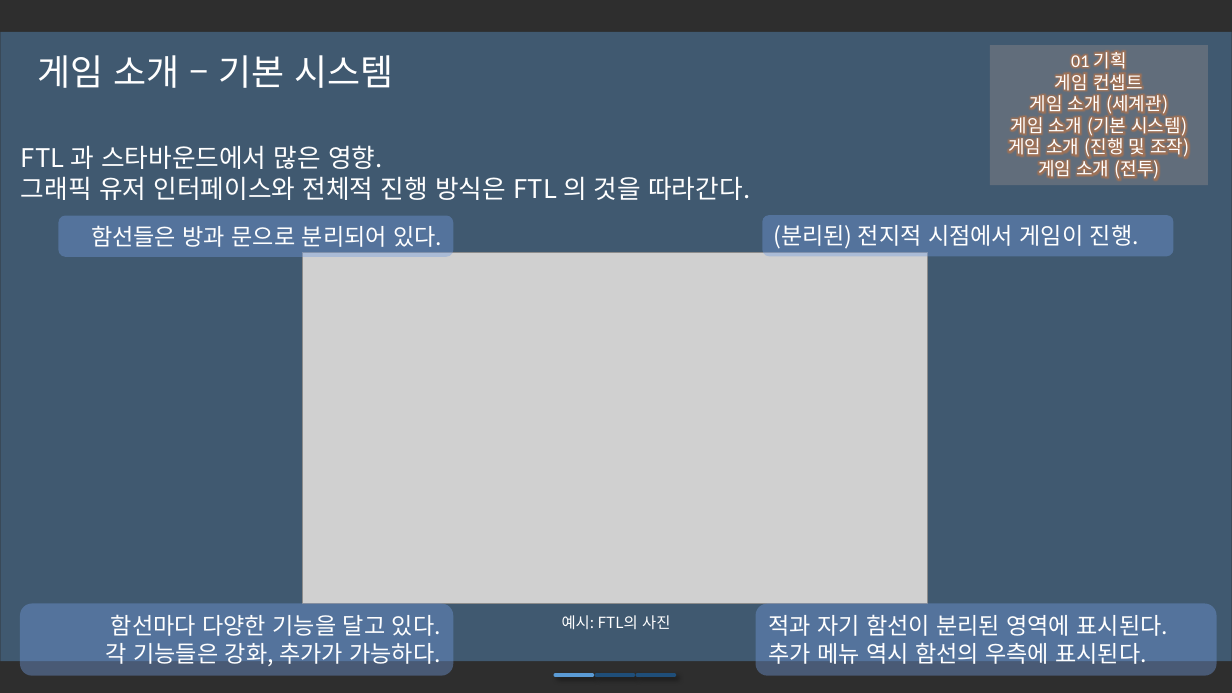
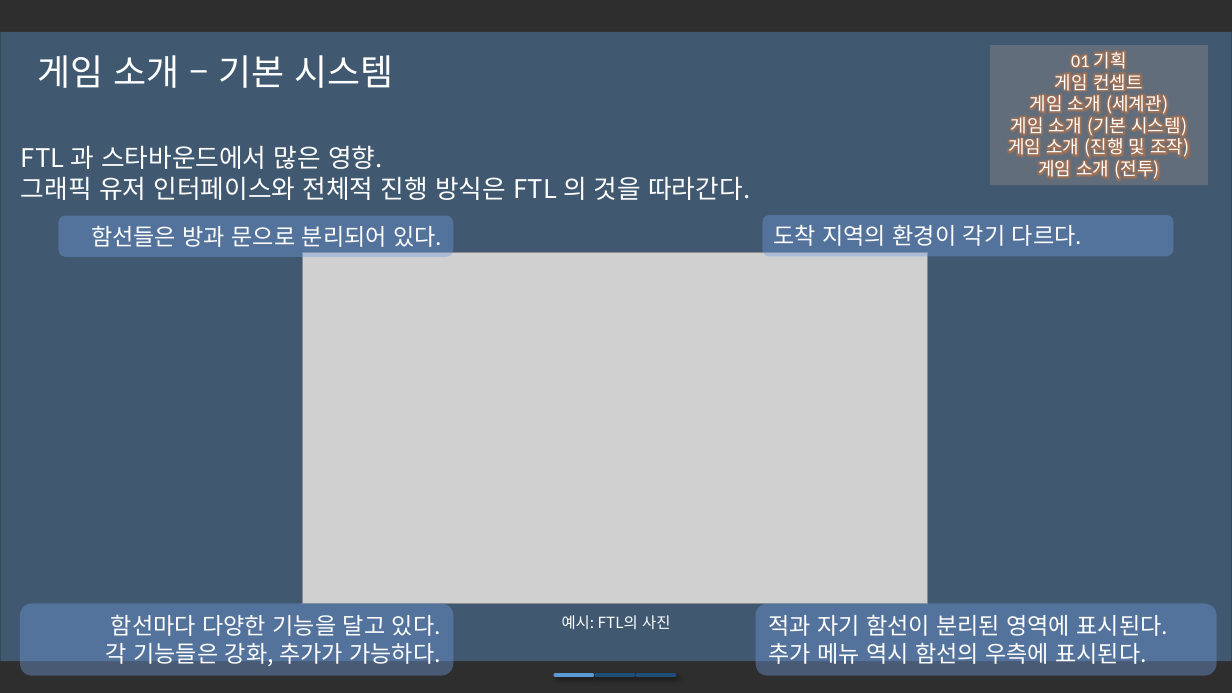
Before and after one commit to iconstudio/2017-Platformer, a slide deck: slide 8 of slides/Cosmos_20171105.pptx. Drawn at 1232x693 pixels with LibreOffice and Linux fonts; fonts in the diff are those of the drawing; grey boxes stand for pictures; background and template pictures are left out; a plain dark background stands for a picture behind light text. Boxes give left, top, right and bottom in pixels: in the first picture for what was removed or moved away, otherwise in the second. Text is boxed around its words. In the diff, an @@ line names an element or a change of style, - is before the commit and + after.

```diff
--- a/slides/Cosmos_20171105.pptx
+++ b/slides/Cosmos_20171105.pptx
@@ text in rounded rectangle at <box>773,225,1082,246</box>: text changed @@
-(분리된) 전지적 시점에서 게임이 진행.
+도착 지역의 환경이 각기 다르다.
```
Also in this commit, not shown: 8 other slides changed, 7 other files.
